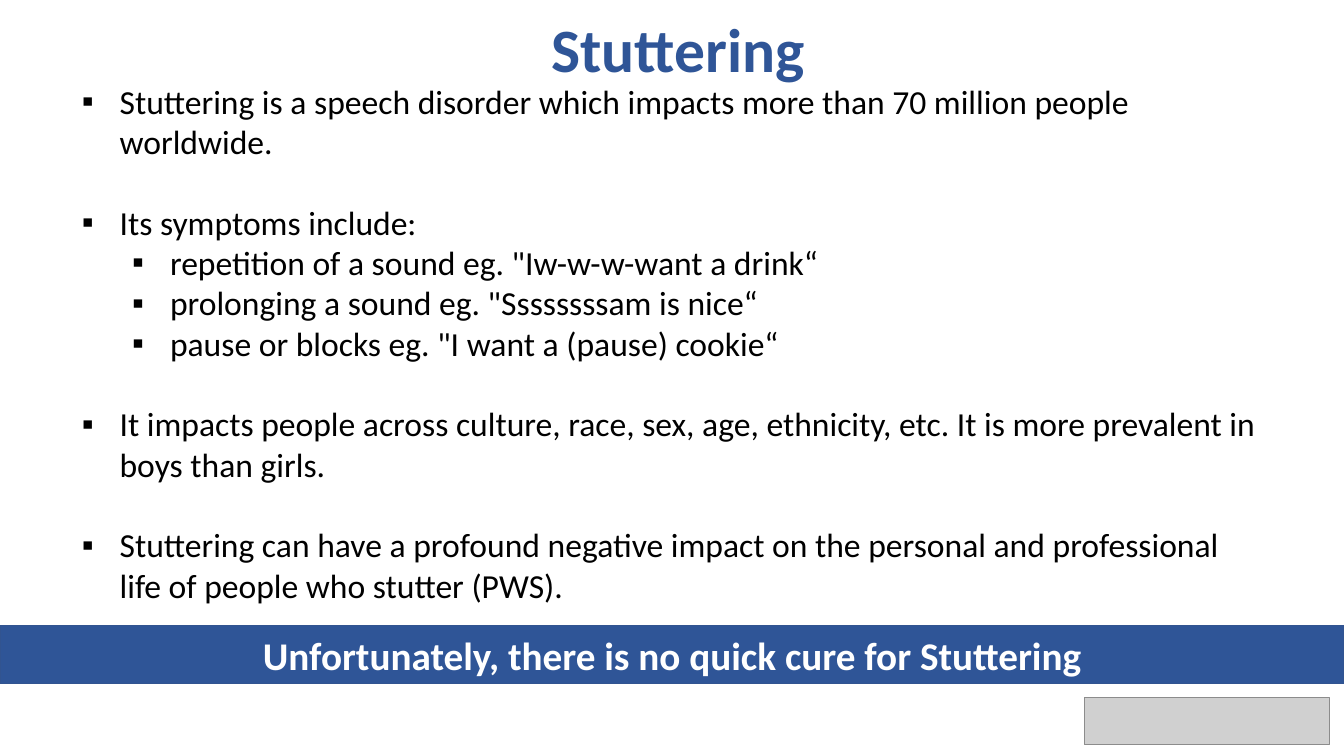
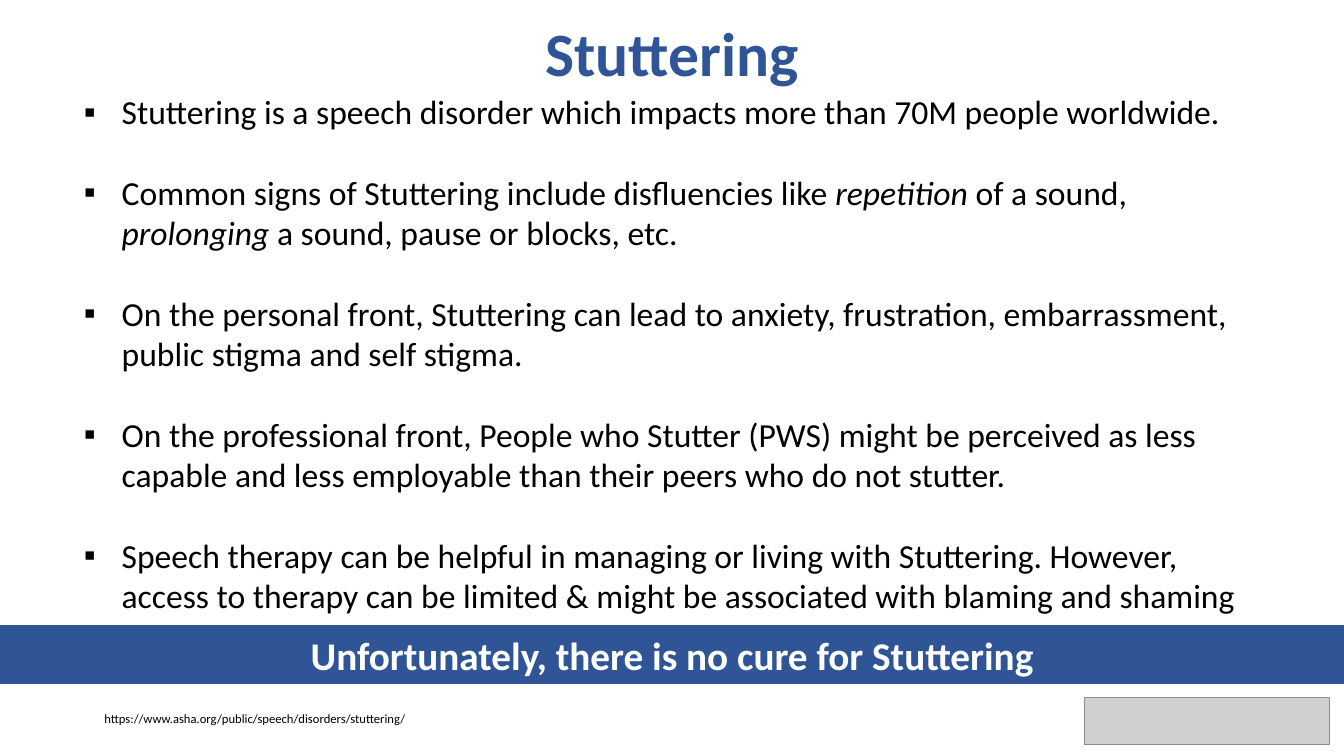
Before and after one commit to bhavyaghai/Fluent, a slide deck: slide 2 of presentation/presentation.pptx. Drawn at 1344x756 pixels with LibreOffice and Linux fonts; fonts in the diff are those of the drawing; grey boxes stand for pictures. Boxes give left, top, right and bottom in pixels: in the first picture for what was removed or moved away, otherwise in the second. Text is boxed around its words. In the diff, an @@ line names an element or a change of style, - is before the commit and + after.

```diff
--- a/presentation/presentation.pptx
+++ b/presentation/presentation.pptx
@@ text "Stuttering" moved from (x1=551, y1=29, x2=804, y2=83) to (x1=545, y1=33, x2=798, y2=87) @@
@@ text at (x1=122, y1=100, x2=1235, y2=614): text changed @@
-▪ Stuttering is a speech disorder which impacts more than 70 million people worldwide.
-▪ Its symptoms include:
-  ▪ repetition of a sound eg. "Iw-w-w-want a drink“
-  ▪ prolonging a sound eg. "Ssssssssam is nice“
-  ▪ pause or blocks eg. "I want a (pause) cookie“
-▪ It impacts people across culture, race, sex, age, ethnicity, etc. It is more prevalent in boys than girls.
-▪ Stuttering can have a profound negative impact on the personal and professional life of people who stutter (PWS).
+▪ Stuttering is a speech disorder which impacts more than 70M people worldwide.
+▪ Common signs of Stuttering include disfluencies like repetition of a sound, prolonging a sound, pause or blocks, etc.
+▪ On the personal front, Stuttering can lead to anxiety, frustration, embarrassment, public stigma and self stigma.
+▪ On the professional front, People who Stutter (PWS) might be perceived as less capable and less employable than their peers who do not stutter.
+▪ Speech therapy can be helpful in managing or living with Stuttering. However, access to therapy can be limited & might be associated with blaming and shaming
@@ text in rectangle at (x1=311, y1=642, x2=1033, y2=677): text changed @@
-Unfortunately, there is no quick cure for Stuttering
+Unfortunately, there is no cure for Stuttering
@@ text added at (x1=104, y1=714, x2=405, y2=725), 9 pt, text #000000 @@
+https://www.asha.org/public/speech/disorders/stuttering/
```
Also in this commit, not shown: 7 other slides changed, 7 slides added, 1 slide removed, 1 other file.
